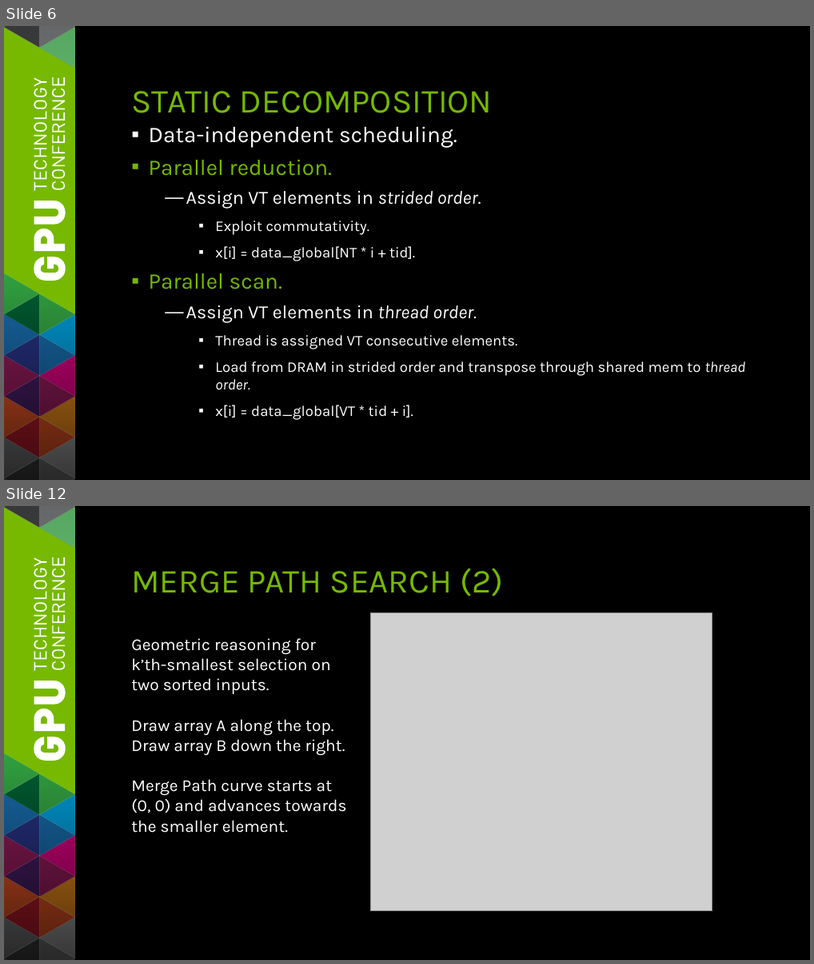
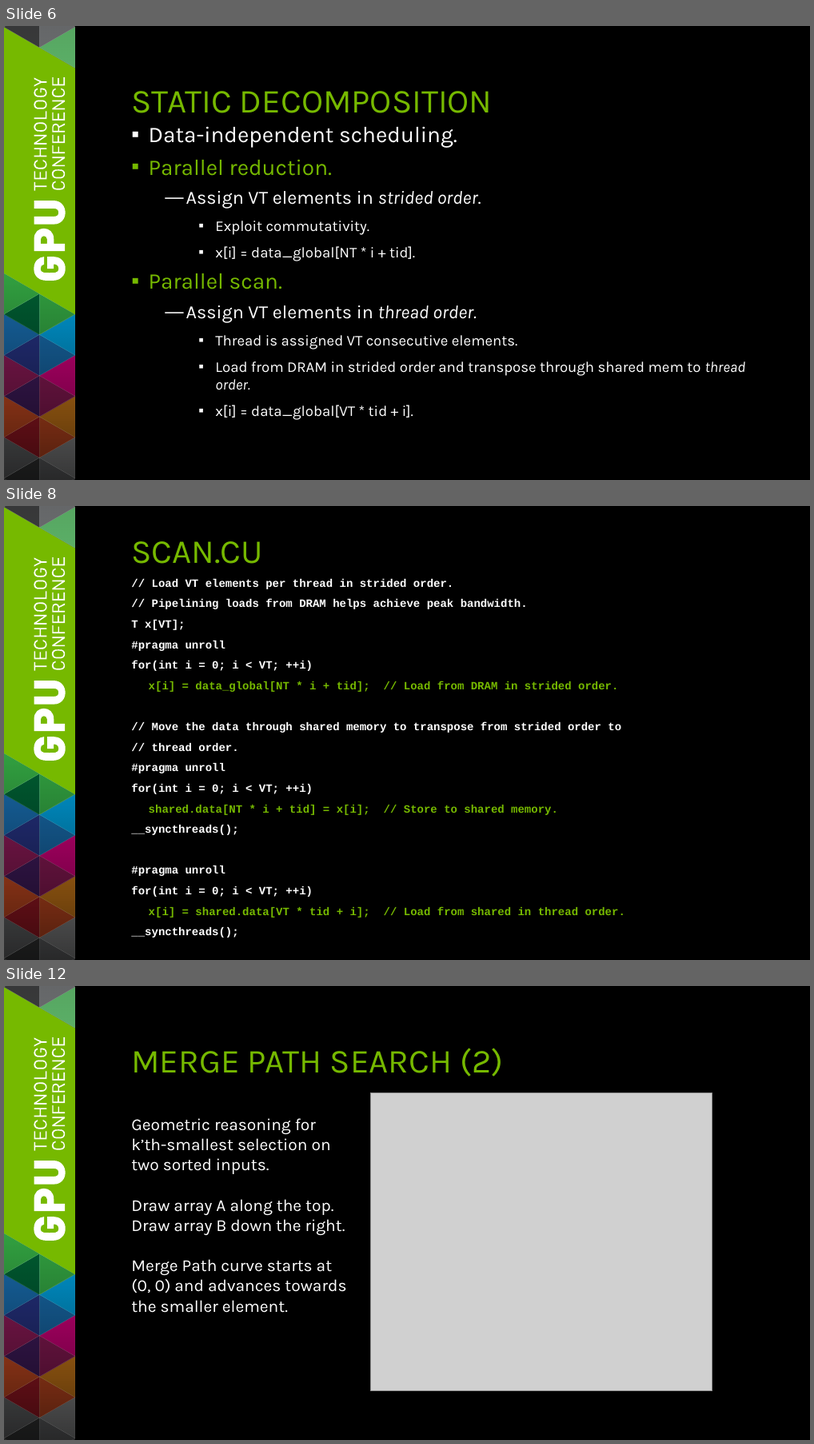
Before and after one commit to seanbaxter/gtc_2014, a slide deck: gtc_2014_sean_baxter.pptx. Shown one above the other, each under a label of ours: slides 6 and 12 before the commit, slides 6, 8 and 12 after it; the slides between them are not shown. The pictures are 814x964 and 814x1444 pixels, drawn with LibreOffice and Linux fonts; fonts in the diff are those of the drawing; grey boxes stand for pictures. Boxes give left, top, right and bottom in pixels: in the first picture for what was removed or moved away, otherwise in the second. Text is boxed around its words. In the diff, an @@ line names an element or a change of style, - is before the commit and + after.

```diff
--- a/gtc_2014_sean_baxter.pptx
+++ b/gtc_2014_sean_baxter.pptx
@@ slide 8 added at (x1=4, y1=506, x2=810, y2=960), background #000000; not listed: 101 template elements that a slide beside it also shows @@
@@ title added at (x1=131, y1=541, x2=263, y2=564), 36 pt, text #76B900 @@
+SCAN.CU
@@ text added at (x1=131, y1=579, x2=626, y2=917), 12 pt, text #FFFFFF, bold @@
+// Load VT elements per thread in strided order.
+// Pipelining loads from DRAM helps achieve peak bandwidth.
+T x[VT];
+#pragma unroll
+for(int i = 0; i < VT; ++i)
+x[i] = data_global[NT * i + tid]; // Load from DRAM in strided order.
+// Move the data through shared memory to transpose from strided order to
+// thread order.
+#pragma unroll
+for(int i = 0; i < VT; ++i)
+shared.data[NT * i + tid] = x[i]; // Store to shared memory.
+__syncthreads();
+#pragma unroll
+for(int i = 0; i < VT; ++i)
+x[i] = shared.data[VT * tid + i]; // Load from shared in thread order.
+__syncthreads();
```
Also in this commit, not shown: 6 slides changed, 3 other slides added, 3 slides removed, 1 other file.
